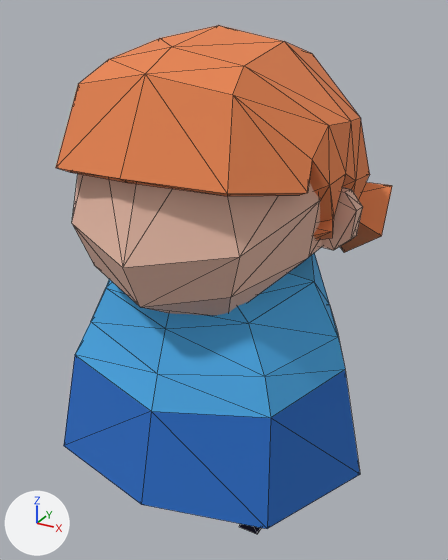
An edit to the glTF model personal-bubble-rpg/Art/Characters3D/lapsi.glb, drawn before and after from the same camera.
Rendered twice from a 50 mm lens placed at (0.826, -1.436, 1.536), pointed at (0.005, 0.056, 0.79). The axes (+X, +Y, +Z) are drawn at lower left. The lights are the same throughout. Mesh edges are drawn as thin lines. Vertices at the same position are counted once.

Script lines for the objects in view, before the commit:
```python
me_cube = bpy.data.meshes.new('Cube')
me_cube.from_pydata(...)  # 237 vertices, 420 faces; spans x -0.485..0.485, y -0.409..0.475, z 0.002..1.495
# faces by material slot: [168, 120, 54, 38, 20, 20]
me_cube.materials.append(mat_material)  # orange #e78551
me_cube.materials.append(mat_material_001)  # beige #e7baa6
me_cube.materials.append(mat_material_002)  # blue #4babe7
me_cube.materials.append(mat_material_003)  # blue #286bc2
me_cube.materials.append(mat_material_004)  # pink #e77485
me_cube.materials.append(mat_material_005)  # dark blue #13142c
ob_cube = bpy.data.objects.new('Cube', me_cube)
ob_cube.location = (0.0, 0.0, 0.0)
```
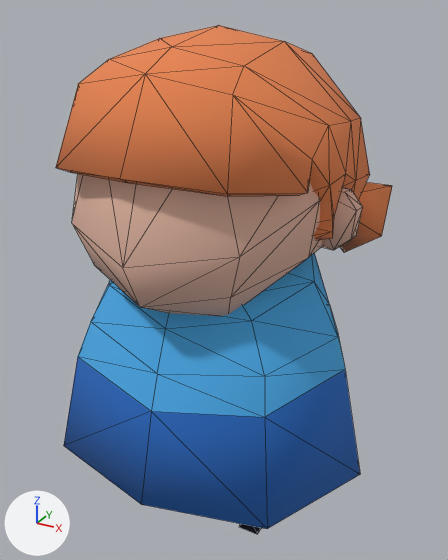
Changed parts and their boxes [x1, y1, x2, y2] in the pictures (448 x 560 px; the box of a moved part takes in the faces that stretch with it):
'Cube', reshaped, shading changed
    both: [56, 26, 392, 534]
part 1 of me_cube, moved or reshaped
    before: [64, 279, 169, 446]
    after: [64, 280, 169, 446]
part 2 of me_cube, moved or reshaped
    both: [151, 273, 360, 529]
part 3 of me_cube, shading changed
    both: [229, 174, 392, 534]

What changed in the scene script:
```text
Change me_cube:
    where me_cube.from_pydata(...)  # 237 vertices, 420 faces; spans x -0.485..0.485, y -0.409..0.475, z 0.002..1.495
    used by ob_cube; location = (0.0, 0.0, 0.0)
    me_cube part 1
    me_cube.vertices[174].co: (-0.315, -0.266, 0.608) -> (-0.3, -0.271, 0.608)  # pixel (74, 354) -> pixel (77, 356)
    me_cube.vertices[178].co: (-0.222, -0.212, 0.822) -> (-0.222, -0.195, 0.822)  # pixel (105, 287) -> pixel (109, 285)
    me_cube.vertices[183].co: (-0.172, -0.198, 0.868) -> (-0.172, -0.182, 0.873)
    me_cube part 2
    me_cube.vertices[190].co: (0.315, -0.266, 0.608) -> (0.3, -0.271, 0.608)  # pixel (270, 417) -> pixel (264, 417)
    me_cube.vertices[193].co: (0.222, -0.212, 0.822) -> (0.222, -0.195, 0.822)  # pixel (248, 323) -> pixel (251, 320)
    me_cube.vertices[196].co: (0.172, -0.198, 0.868) -> (0.172, -0.182, 0.873)
    me_cube part 3: all faces are now shaded smooth (130 of 420 changed)
```
